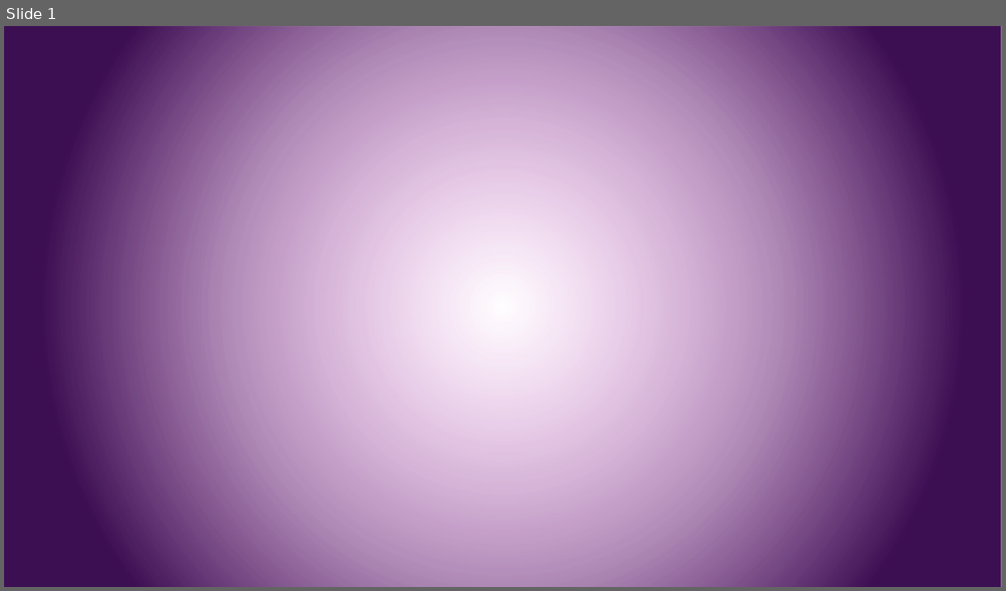
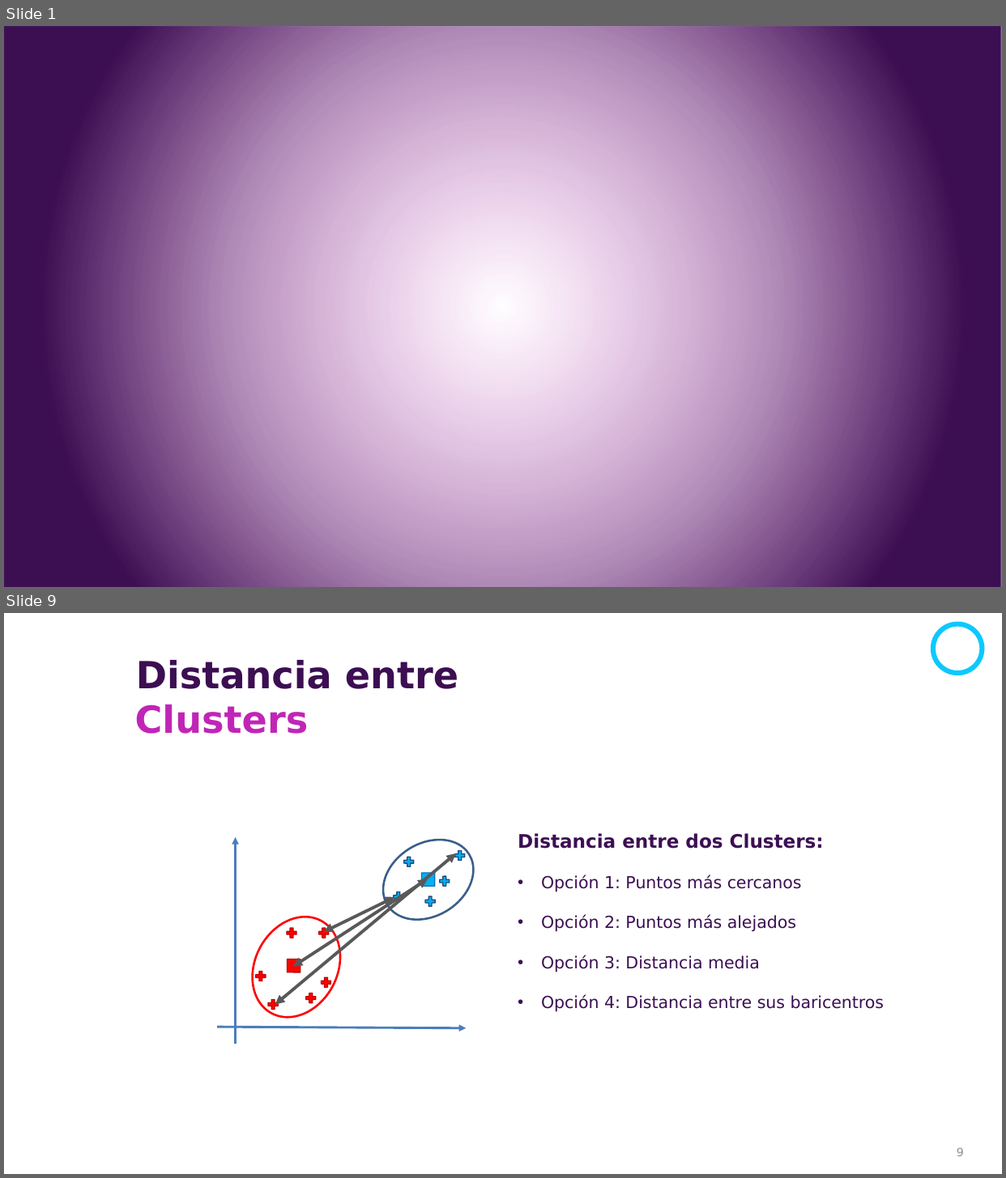
Before and after one commit to csameshiman/Axity_Curso_ML_2023, a slide deck: Diapositivas/Parte 04.Clustering/Sección 04.2.Hierarchical Clustering/Hierarchical_Clustering.pptx. Shown one above the other, each under a label of ours: slide 1 before the commit, slides 1 and 9 after it; the slides between them are not shown. The pictures are 1006x591 and 1006x1178 pixels, drawn with LibreOffice and Linux fonts; fonts in the diff are those of the drawing; background and template pictures are left out. Boxes give left, top, right and bottom in pixels: in the first picture for what was removed or moved away, otherwise in the second. Text is boxed around its words. In the diff, an @@ line names an element or a change of style, - is before the commit and + after.

```diff
--- a/Diapositivas/Parte 04.Clustering/Sección 04.2.Hierarchical Clustering/Hierarchical_Clustering.pptx
+++ b/Diapositivas/Parte 04.Clustering/Sección 04.2.Hierarchical Clustering/Hierarchical_Clustering.pptx
@@ slide 9 added at [4, 613, 1002, 1174], background picture (left out) @@
@@ ellipse added at [933, 624, 982, 674], outline #C125B7 4.75 pt @@
@@ text added at [136, 660, 458, 689], 36 pt, text #3C0E52, bold @@
+Distancia entre
@@ text added at [135, 705, 309, 734], 36 pt, text #C125B7, bold @@
+Clusters
@@ ellipse added at [368, 824, 488, 936], outline #3A5E8A 2 pt @@
@@ arrow added from (236, 1044) to (236, 837), #4A7EBB 2.25 pt @@
@@ double arrow added from (275, 1004) to (456, 854), #595959 3 pt @@
@@ freeform shape added at [403, 855, 415, 868], fill #00B0F0, outline #1F497D 1 pt @@
@@ freeform shape added at [454, 850, 467, 862], fill #00B0F0, outline #1F497D 1 pt @@
@@ text added at [518, 833, 884, 1012], 16 pt, text #3C0F53 @@
+Distancia entre dos Clusters:
+• Opción 1: Puntos más cercanos
+• Opción 2: Puntos más alejados
+• Opción 3: Distancia media
+• Opción 4: Distancia entre sus baricentros
@@ double arrow added from (293, 967) to (428, 879), #595959 3 pt @@
@@ diamond added at [415, 867, 441, 893], fill #00B0F0, outline #0070C0 1 pt @@
@@ freeform shape added at [438, 875, 450, 888], fill #00B0F0, outline #1F497D 1 pt @@
@@ ellipse added at [236, 901, 358, 1033], outline #FF0000 2 pt @@
@@ double arrow added from (324, 932) to (394, 897), #595959 3 pt @@
@@ freeform shape added at [392, 890, 405, 903], fill #00B0F0, outline #1F497D 1 pt @@
@@ freeform shape added at [424, 895, 437, 908], fill #00B0F0, outline #1F497D 1 pt @@
@@ freeform shape added at [285, 927, 298, 939], fill #FF0000, outline #C00000 1 pt @@
@@ freeform shape added at [317, 927, 330, 939], fill #FF0000, outline #C00000 1 pt @@
@@ diamond added at [281, 952, 307, 979], fill #FF0000, outline #C00000 1 pt @@
@@ freeform shape added at [254, 969, 267, 982], fill #FF0000, outline #C00000 1 pt @@
@@ freeform shape added at [320, 977, 332, 989], fill #FF0000, outline #C00000 1 pt @@
@@ freeform shape added at [266, 999, 279, 1011], fill #FF0000, outline #C00000 1 pt @@
@@ freeform shape added at [305, 992, 317, 1005], fill #FF0000, outline #C00000 1 pt @@
@@ arrow added from (217, 1027) to (466, 1029), #4A7EBB 2.25 pt @@
@@ page number added at [957, 1148, 964, 1157], 11 pt, text #928C99 @@
+9
```
Also in this commit, not shown: 27 other slides added, 16 slides removed.
